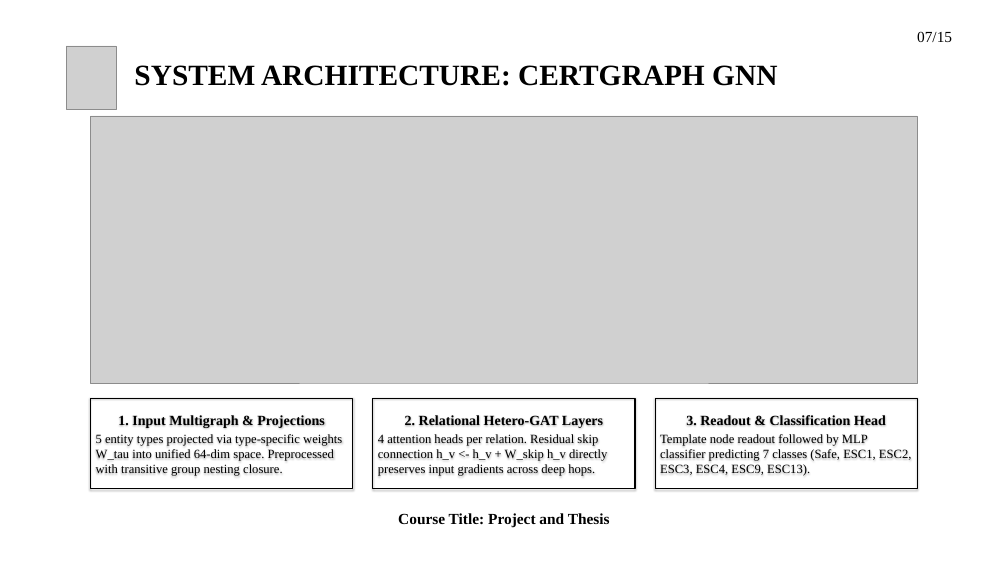
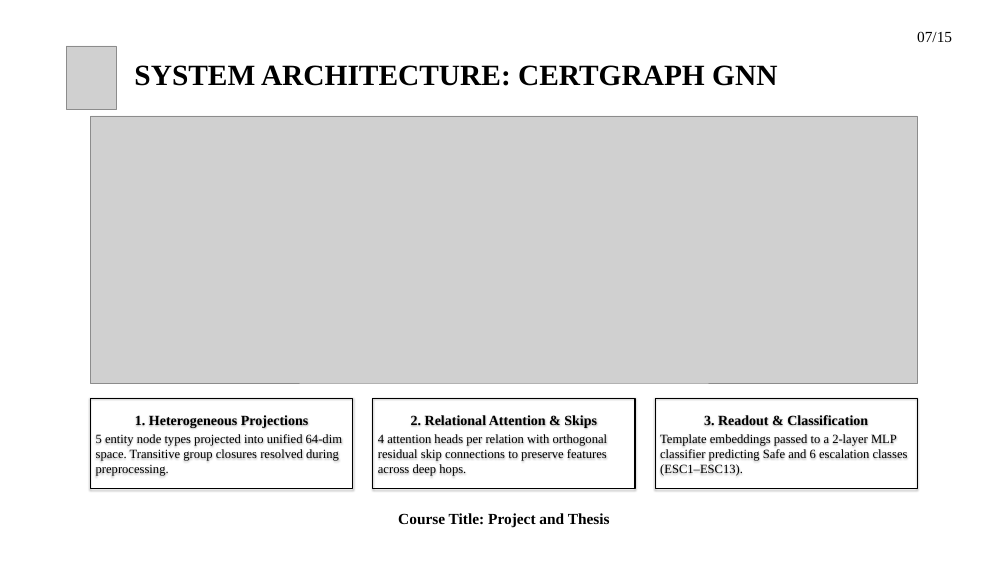
Before and after one commit to hasanshahriar32/GOAD, a slide deck: slide 7 of thesis_paper/certgraph_thesis_defense.pptx. Drawn at 1008x567 pixels with LibreOffice and Linux fonts; fonts in the diff are those of the drawing; grey boxes stand for pictures; background and template pictures are left out. Boxes give left, top, right and bottom in pixels: in the first picture for what was removed or moved away, otherwise in the second. Text is boxed around its words. In the diff, an @@ line names an element or a change of style, - is before the commit and + after.

```diff
--- a/thesis_paper/certgraph_thesis_defense.pptx
+++ b/thesis_paper/certgraph_thesis_defense.pptx
@@ text in rectangle at <box>96,415,342,476</box>: text changed @@
-1. Input Multigraph & Projections
-5 entity types projected via type-specific weights W_tau into unified 64-dim space. Preprocessed with transitive group nesting closure.
+1. Heterogeneous Projections
+5 entity node types projected into unified 64-dim space. Transitive group closures resolved during preprocessing.
@@ text in rectangle at <box>378,415,608,476</box>: text changed @@
-2. Relational Hetero-GAT Layers
-4 attention heads per relation. Residual skip connection h_v <- h_v + W_skip h_v directly preserves input gradients across deep hops.
+2. Relational Attention & Skips
+4 attention heads per relation with orthogonal residual skip connections to preserve features across deep hops.
@@ text in rectangle at <box>660,415,908,476</box>: text changed @@
-3. Readout & Classification Head
-Template node readout followed by MLP classifier predicting 7 classes (Safe, ESC1, ESC2, ESC3, ESC4, ESC9, ESC13).
+3. Readout & Classification
+Template embeddings passed to a 2-layer MLP classifier predicting Safe and 6 escalation classes (ESC1–ESC13).
```
Also in this commit, not shown: 12 other slides changed, 39 other files.
